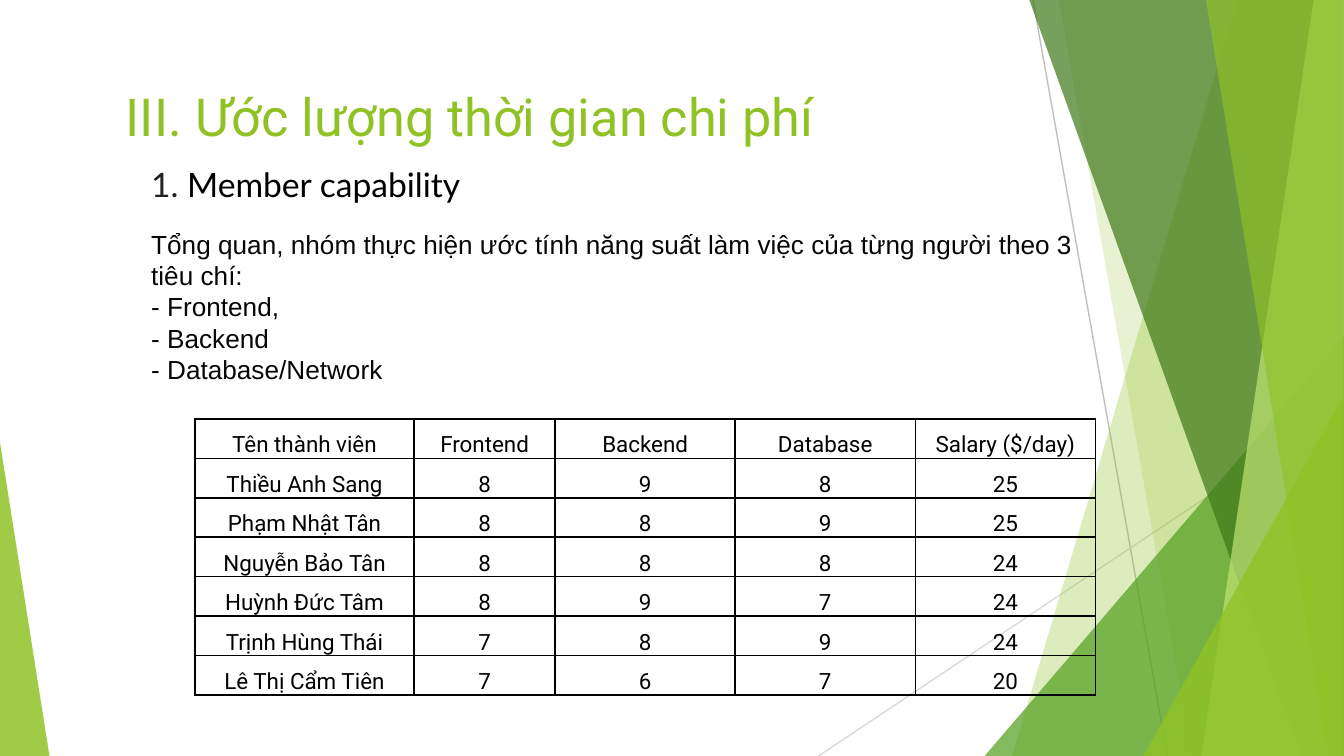
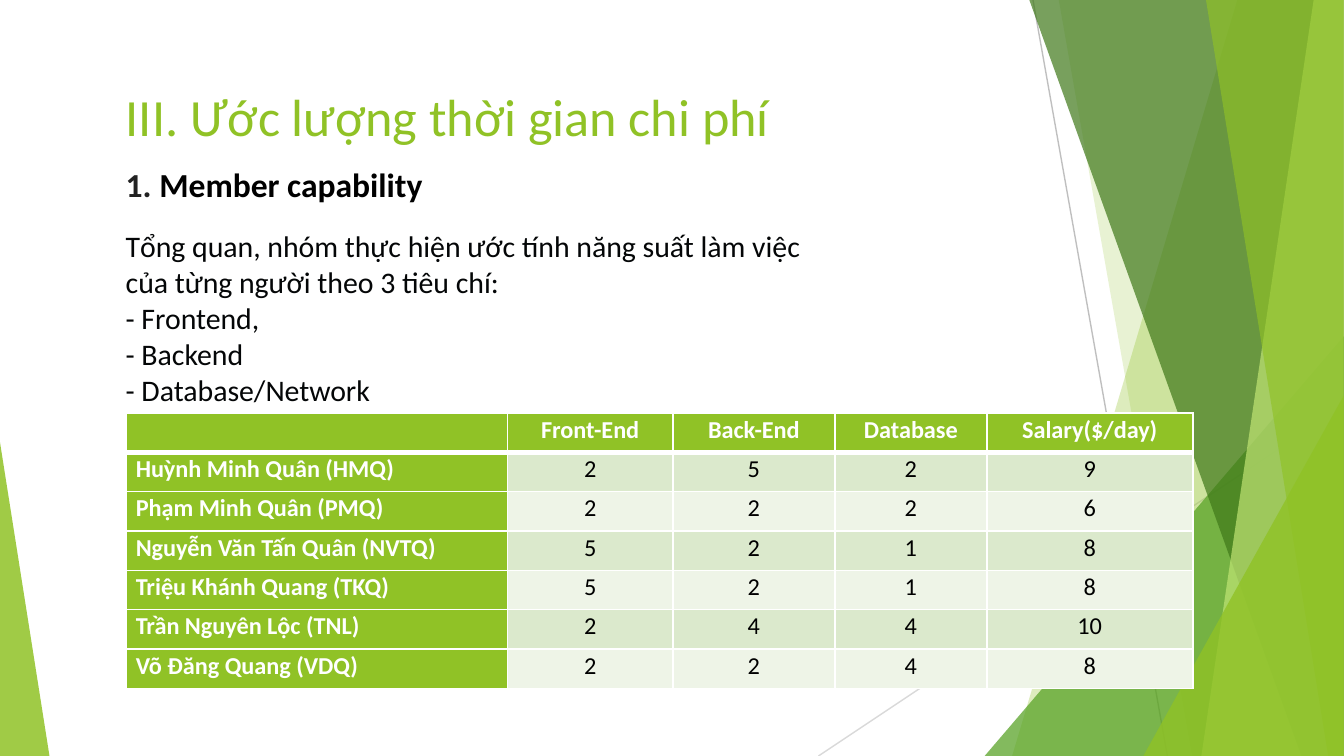
Before and after one commit to EdgarIgnite16/MSP-Project, a slide deck: slide 14 of Report/Nhom9_SingedShop_FinalUltimateVersion.pptx. Drawn at 1344x756 pixels with LibreOffice and Linux fonts; fonts in the diff are those of the drawing. Boxes give left, top, right and bottom in pixels: in the first picture for what was removed or moved away, otherwise in the second. Text is boxed around its words. In the diff, an @@ line names an element or a change of style, - is before the commit and + after.

```diff
--- a/Report/Nhom9_SingedShop_FinalUltimateVersion.pptx
+++ b/Report/Nhom9_SingedShop_FinalUltimateVersion.pptx
@@ title "III. Ước lượng thời gian ..." at [126,99,769,145]: font Roboto to Calibri @@
@@ text "1. Member capability": place and size @@
-text "1. Member capability" at [151,172,460,203]
+text "1. Member capability" at [126,173,422,203]
@@ text "1. Member capability" at [126,173,422,203]: font Lato to Calibri, bold on @@
@@ text at [126,234,800,298]: text changed; size 14 to 16 pt; font Arial to Calibri @@
-Tổng quan, nhóm thực hiện ước tính năng suất làm việc của từng người theo 3
-tiêu chí:
+Tổng quan, nhóm thực hiện ước tính năng suất làm việc
+của từng người theo 3 tiêu chí:
@@ text "Tổng quan, nhóm thực hiện ...": place and size @@
-text "Tổng quan, nhóm thực hiện ..." at [151,233,1072,380]
+text "Tổng quan, nhóm thực hiện ..." at [126,234,800,403]
@@ text at [141,308,369,403]: size 14 to 16 pt, font Arial to Calibri in "- Frontend,", "- Backend", "- Database/Network" @@
@@ table added at [126,413,1193,688], 7 rows, 5 columns @@
+ | Front-End | Back-End | Database | Salary($/day)
+Huỳnh Minh Quân (HMQ) | 2 | 5 | 2 | 9
+Phạm Minh Quân (PMQ) | 2 | 2 | 2 | 6
+Nguyễn Văn Tấn Quân (NVTQ) | 5 | 2 | 1 | 8
+Triệu Khánh Quang (TKQ) | 5 | 2 | 1 | 8
+Trần Nguyên Lộc (TNL) | 2 | 4 | 4 | 10
+Võ Đăng Quang (VDQ) | 2 | 2 | 4 | 8
@@ table removed at [195,419,1095,699], 7 rows, 5 columns @@
-Tên thành viên | Frontend | Backend | Database | Salary ($/day)
-Thiều Anh Sang | 8 | 9 | 8 | 25
-Phạm Nhật Tân | 8 | 8 | 9 | 25
-Nguyễn Bảo Tân | 8 | 8 | 8 | 24
-Huỳnh Đức Tâm | 8 | 9 | 7 | 24
-Trịnh Hùng Thái | 7 | 8 | 9 | 24
-Lê Thị Cẩm Tiên | 7 | 6 | 7 | 20
```
Also in this commit, not shown: 17 other slides changed, 1 slide added, 3 slides removed, 6 other files.
